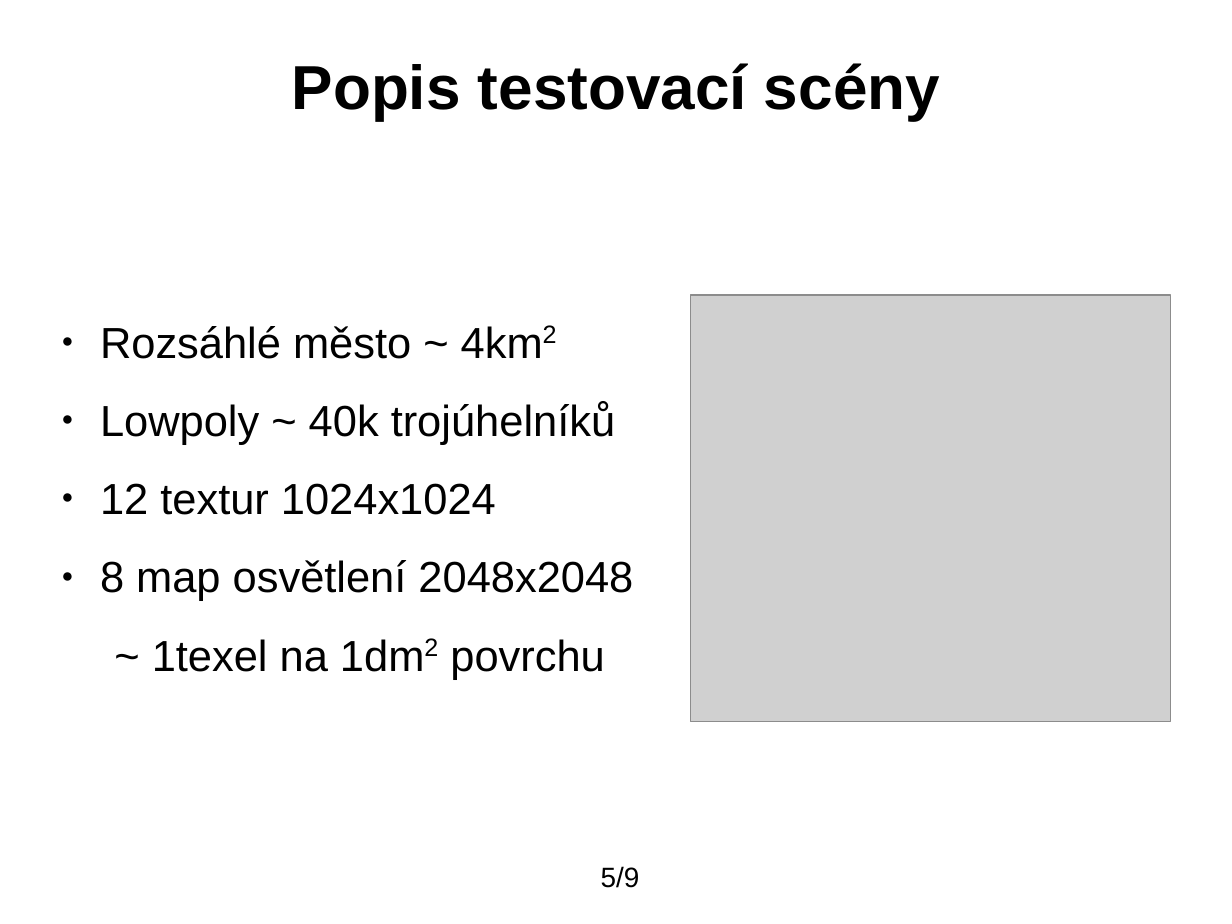
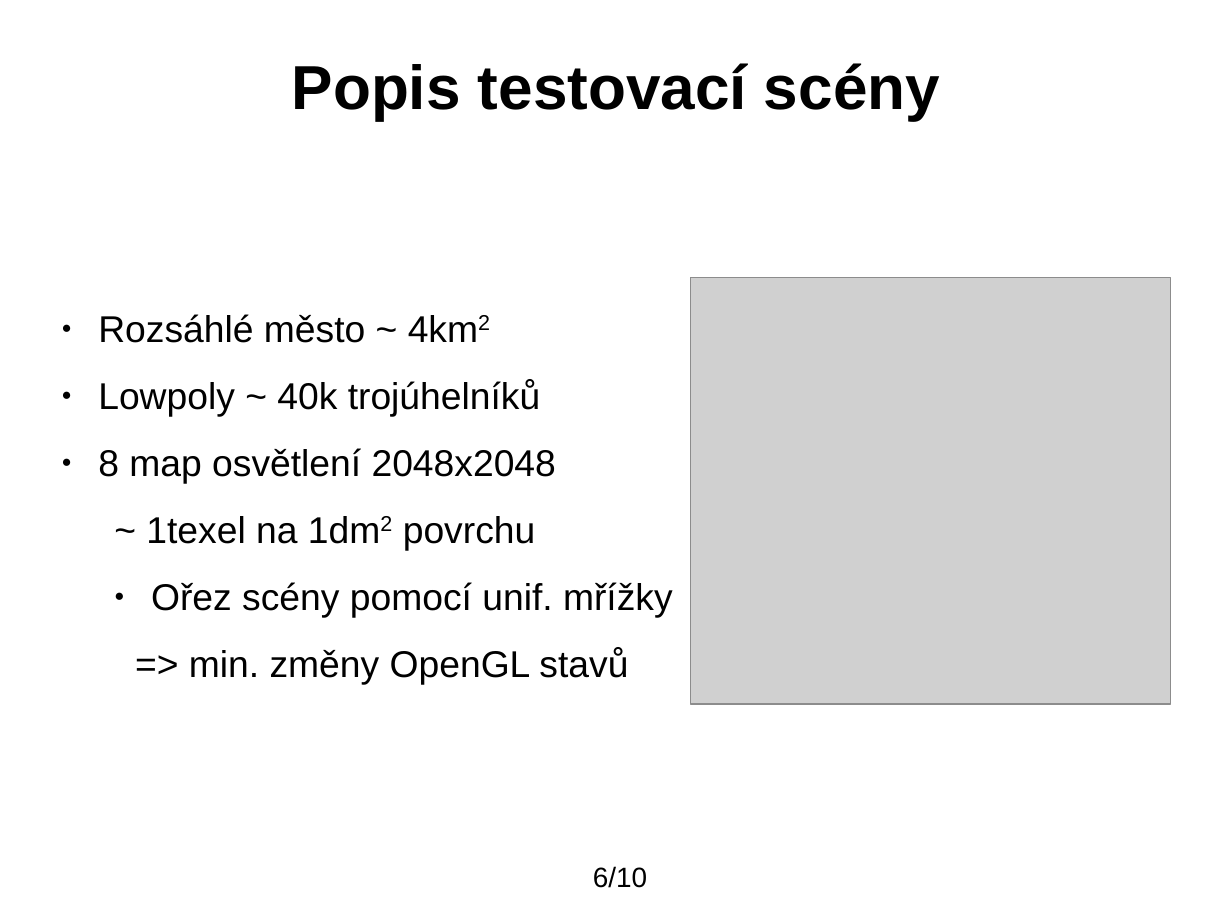
Before and after one commit to blankdeveloper/Open4speed, a slide deck: slide 6 of presentation-CZ/prezentace.odp (slide 5 before the commit). Drawn at 1232x924 pixels with LibreOffice and Linux fonts; fonts in the diff are those of the drawing; grey boxes stand for pictures; background and template pictures are left out. Boxes give left, top, right and bottom in pixels: in the first picture for what was removed or moved away, otherwise in the second. Text is boxed around its words. In the diff, an @@ line names an element or a change of style, - is before the commit and + after.

```diff
--- a/presentation-CZ/prezentace.odp
+++ b/presentation-CZ/prezentace.odp
@@ picture: place and size @@
-picture at box(691, 295, 1171, 722)
+picture at box(691, 277, 1171, 704)
@@ subtitle at box(98, 314, 556, 551): size 28 to 24 pt in "Rozsáhlé město ~ 4km2", "Lowpoly ~ 40k trojúhelníků", "8 map osvětlení 2048x2048", "~ 1texel na 1dm2 povrchu" @@
@@ subtitle at box(100, 483, 496, 515): paragraph removed @@
-● 12 textur 1024x1024
@@ subtitle at box(151, 582, 673, 685): paragraphs added @@
+● Ořez scény pomocí unif. mřížky
+=> min. změny OpenGL stavů
@@ page number at box(593, 866, 647, 888): text changed @@
-5/9
+6/10
```
Also in this commit, not shown: 4 other slides changed, 1 slide added, 31 other files.
